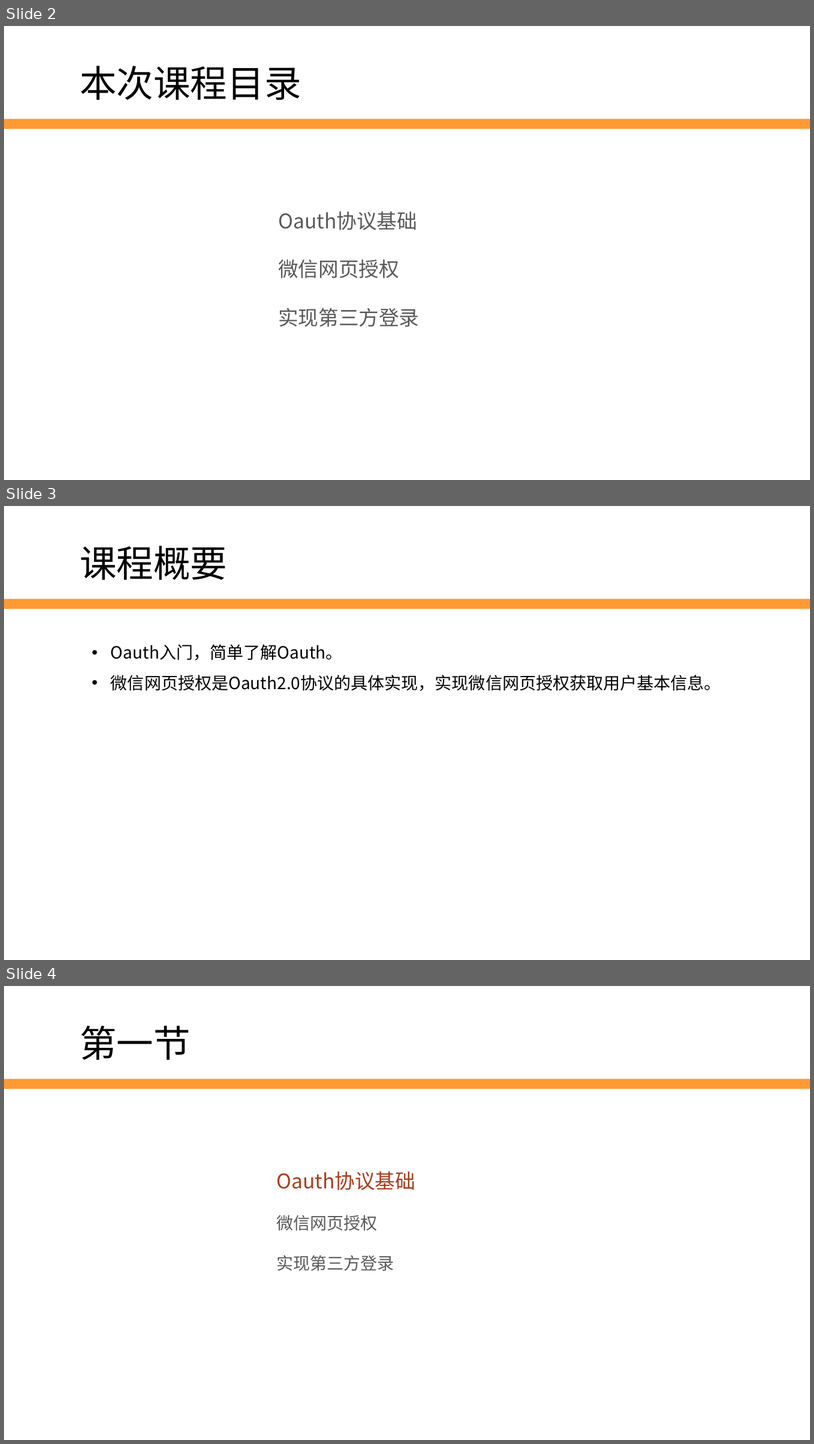
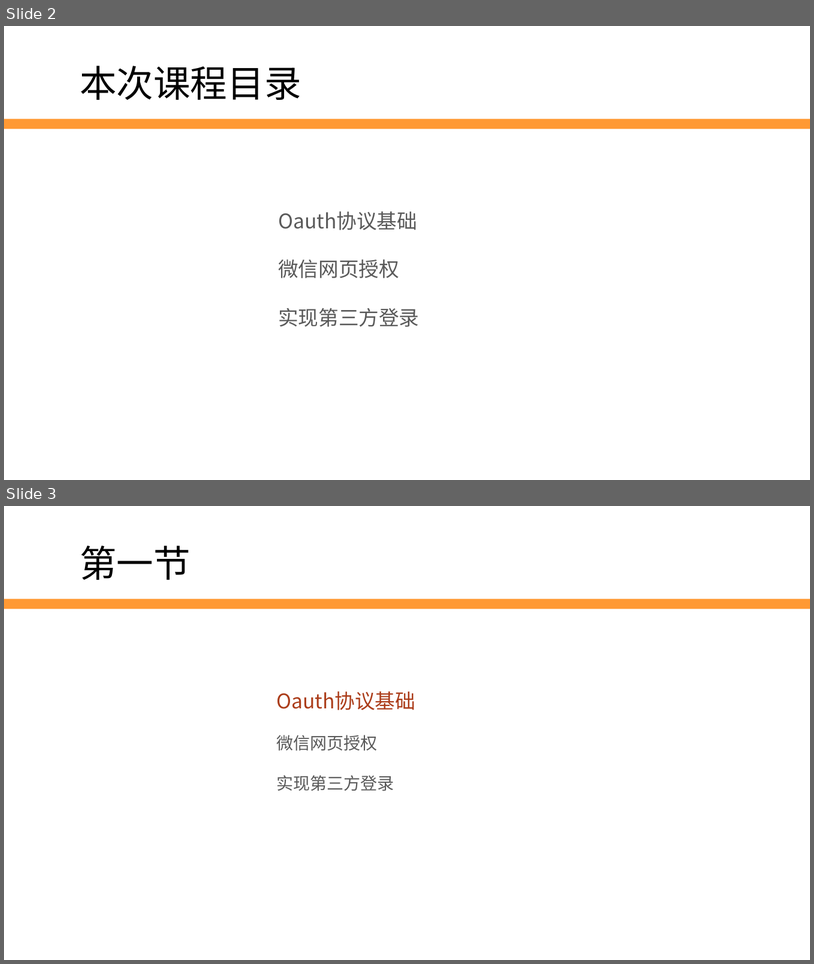
Before and after one commit to edu2act/2017-2018_1st_Wechat_Web_Programming, a slide deck: meterials/slides/ch11-oauth.pptx. Shown one above the other, each under a label of ours: slides 2, 3 and 4 before the commit, slides 2 and 3 after it. The pictures are 814x1444 and 814x964 pixels, drawn with LibreOffice and Linux fonts; fonts in the diff are those of the drawing; background and template pictures are left out. Boxes give left, top, right and bottom in pixels: in the first picture for what was removed or moved away, otherwise in the second. Text is boxed around its words. In the diff, an @@ line names an element or a change of style, - is before the commit and + after.

```diff
--- a/meterials/slides/ch11-oauth.pptx
+++ b/meterials/slides/ch11-oauth.pptx
@@ slide 3 removed at box(4, 506, 810, 960), background #FFFFFF; not listed: 1 template element that a slide beside it also shows @@
@@ text removed at box(80, 546, 227, 580) @@
-课程概要
@@ text removed at box(111, 644, 722, 691) @@
-• Oauth入门，简单了解Oauth。
-• 微信网页授权是Oauth2.0协议的具体实现，实现微信网页授权获取用户基本信息。
@@ what was slide 4 is now slide 3 @@
```
Also in this commit, not shown: 3 other files.
